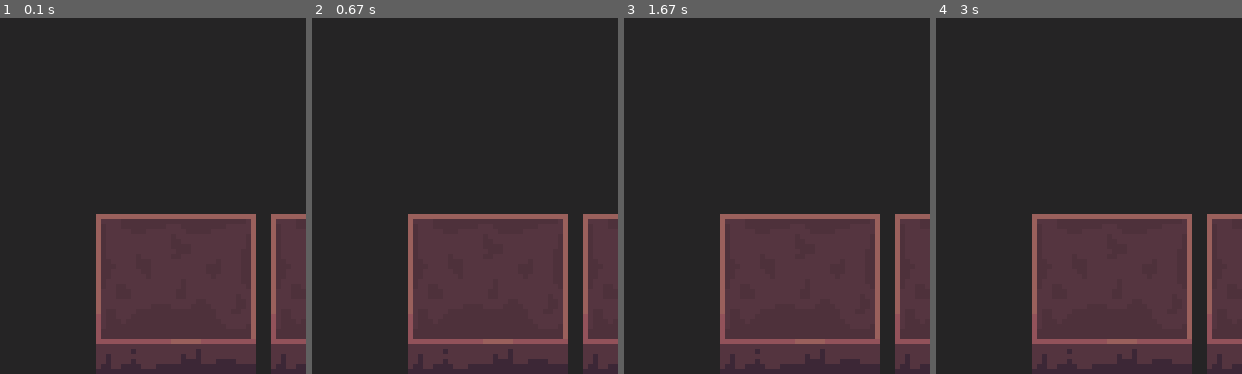
Above: before the commit, frames 1-4 (left to right).
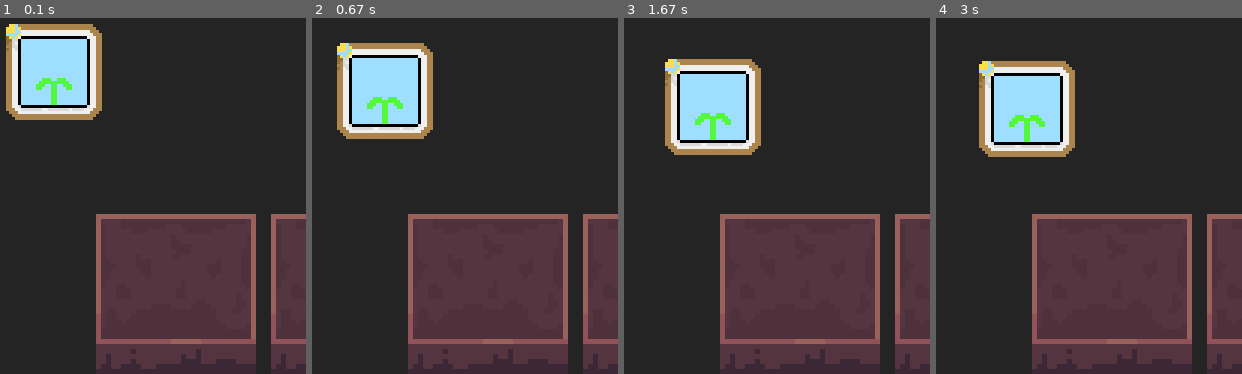
Above: after the commit, the same moments.

Repository: LynxOfPower/Learning-Pygame
Game: pygame game, started from main.py
The game is run twice, just before and just after one commit, with the same random seed, the same clock (stepped at 60 frames per second) and the same inputs.
Inputs (mouse positions are % of the whole screen's width and height, from its top left):
- Up to frame 1 (0.1 s): no input
- Up to frame 2 (0.67 s): click (9, 8) at 0.38 s
- Up to frame 3 (1.67 s): click (12, 10) at 0.72 s; click (13, 12) at 1.05 s; click (14, 12) at 1.38 s
- Up to frame 4 (3 s): click (15, 12) at 1.72 s; click (15, 13) at 2.05 s
The pictures show only the part of the screen within x 0-50%, y 0-50%; the shares and areas given below are measured in that part.

The runs differ from the first frame. In frame 1, 8.3% of the frame differs, in the area x 1-34%, y 1-29%; in frame 2, 8.3%; in frame 3, 8.3%; in frame 4, 8.3%.

Commit message:
Began working on card implementation.

Diff:
--- /dev/null
+++ b/cards.py
@@ -0,0 +1,6 @@
+import pygame
+
+class firstCard:
+    position = pygame.Vector2()
+    position.xy = 10, 10
+    mainSprite = pygame.image.load("data/gfx/card1X3.png")
--- a/main.py
+++ b/main.py
@@ -1,14 +1,6 @@
-#I guess we're learning pygame. let's see how this goes!
-
-
-# REMINDERS FOR NEXT STREAM:
-# - Get sprites for grid [X] (This is pretty much started, the question is if I'm doing it right)
-# - Get a hover sprite up for grid sprites. (Possibly done with a def hover() in an external file?) []
-# - work on UI on the right hand of the screen []
-
-
 import pygame
-import random
+from tiles import GridTiles
+from cards import firstCard
 
 # print(pygame.ver)
 
@@ -19,48 +11,49 @@
 
 screen = pygame.display.set_mode([screen_width, screen_height]) # Drawing Window
 
-## CLASSES ##
-class hover():
-    def __init__():
-        print("TO BE IMPLEMENTED")
-
-    def isHovering():
-        print("TO BE IMPLEMENTED")
-
-## SPRITES ##
-class GridTiles(pygame.sprite.Sprite):
-    def __init__(self):
-        super(GridTiles, self).__init__()
-        self.surf = pygame.Surface((32, 32))
-        self.image = pygame.image.load("data/gfx/soilX5.png")
-
 tile = GridTiles() # initialize the GridTiles sprite in this variable.
-
+cardOne = firstCard()
 
 running = True
 while running:
 
-    for event in pygame.event.get():
-        if event.type == pygame.QUIT:
-            running = False
+    ## Get mouse position ##
+    mouseX, mouseY = pygame.mouse.get_pos()
 
+    # Screen fill color
     screen.fill((37, 36, 37))
 
-    # #TOP ROW
+    # Draw the card to the screen
+    screen.blit(cardOne.mainSprite, cardOne.position)
+
+    # Card Movement
+    if mouseX >= cardOne.position[0] and mouseY >= cardOne.position[1] and mouseX <= cardOne.position[0] + 96 and mouseY <= cardOne.position[1] + 96 and event.type == pygame.MOUSEBUTTONDOWN:
+        print("Mouse is here!")
+        cardOne.position = mouseX/2, mouseY/2
+
+    #TOP ROW
     screen.blit(tile.image, (100, 200))
     screen.blit(tile.image, (275, 200))
     screen.blit(tile.image, (450, 200))
 
-    # #MIDDLE ROW
+    #MIDDLE ROW
     screen.blit(tile.image, (100, 375))
     screen.blit(tile.image, (275, 375))
     screen.blit(tile.image, (450, 375))
 
-    # #BOTTOM ROW
+    #BOTTOM ROW
     screen.blit(tile.image, (100, 550))
     screen.blit(tile.image, (275, 550))
     screen.blit(tile.image, (450, 550))
 
+    ## EVENT HANDLER ##
+    for event in pygame.event.get():
+        if event.type == pygame.QUIT:
+            running = False
+        if event.type == pygame.MOUSEBUTTONDOWN:
+            if mouseX >= cardOne.position[0] and mouseY >= cardOne.position[1] and mouseX <= cardOne.position[0] + 96 and mouseY <= cardOne.position[1] + 96:
+                print("Mouse is here!")
+                cardOne.position = mouseX / 2, mouseY / 2
     pygame.display.flip()
 
 pygame.quit()
--- /dev/null
+++ b/tiles.py
@@ -0,0 +1,7 @@
+import pygame
+
+class GridTiles(pygame.sprite.Sprite):
+    def __init__(self):
+        super(GridTiles, self).__init__()
+        self.surf = pygame.Surface((32, 32))
+        self.image = pygame.image.load("data/gfx/soilX5.png")
Binary file added: data/gfx/card1X1.png
Binary file added: data/gfx/card1X3.png
